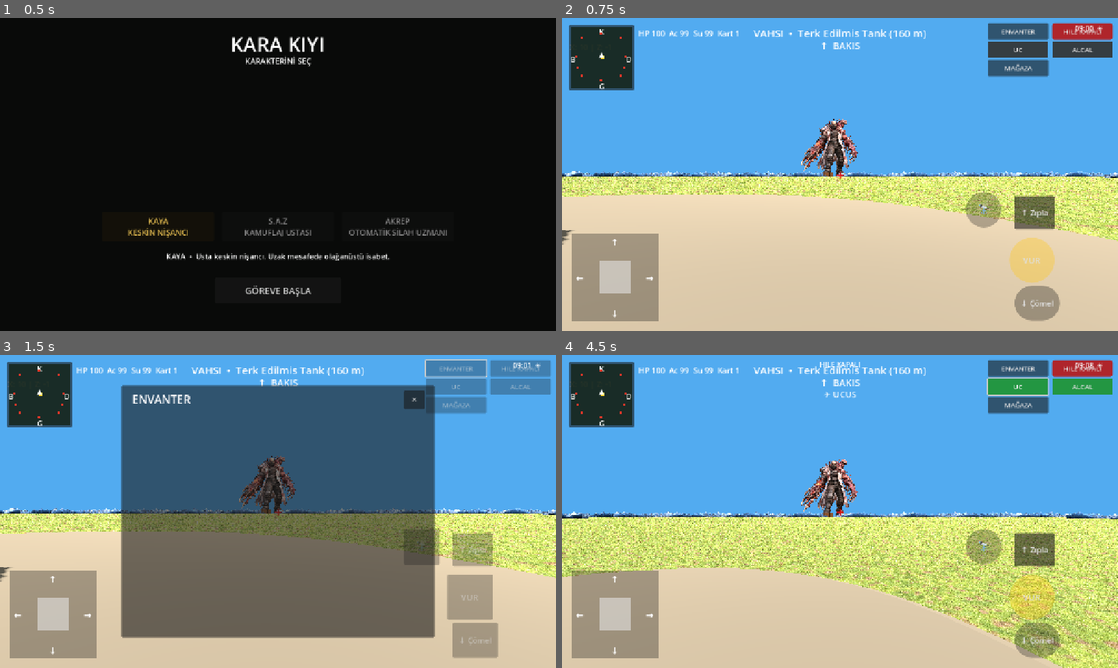
Above: before the commit, frames 1-4 (two rows, left to right).
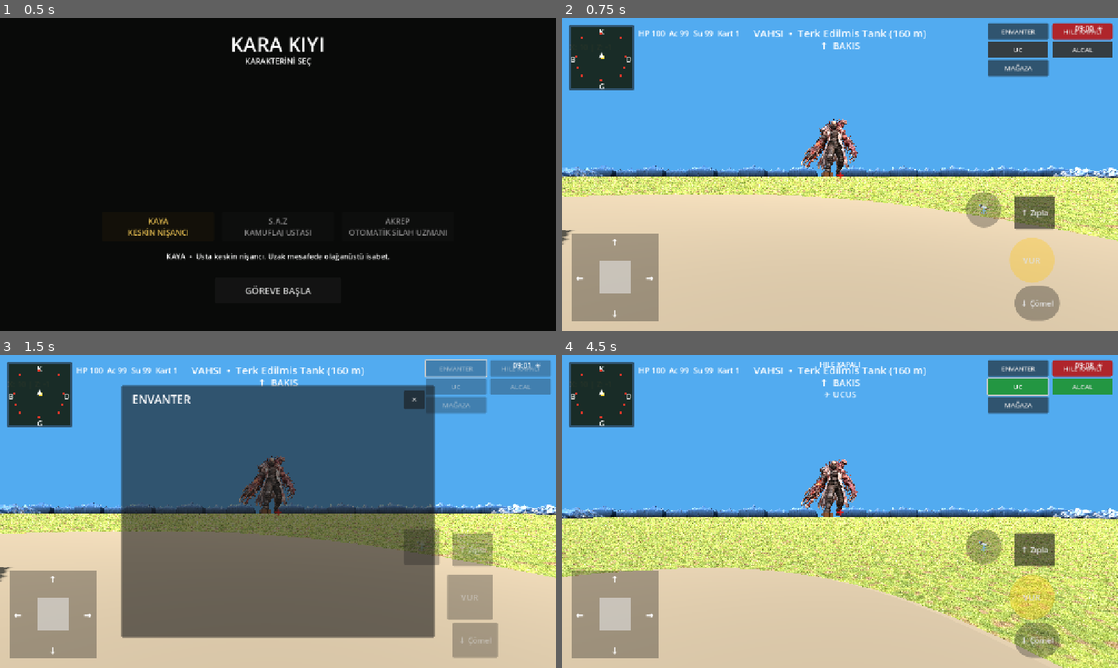
Above: after the commit, the same moments.

Repository: cantrsx-blip/GrayCardWars
Game: Godot game, scene res://scenes/Intro.tscn
The game is run twice, just before and just after one commit, with the same random seed, the same clock (stepped at 60 frames per second) and the same inputs.
Inputs:
- Up to frame 1 (0.5 s): no input
- Up to frame 2 (0.75 s): click "GÖREVE BAŞLA" at 0.5 s
- Up to frame 3 (1.5 s): click "ENVANTER" at 1.25 s
- Up to frame 4 (4.5 s): click "✕" at 2 s; click "HILE KAPALI" at 2.75 s; click "HILE ACIK" at 3.5 s; click "UC" at 4.25 s

Frame 1 is identical in both runs. In frame 2, 2.2% of the frame differs, in the area x 0-100%, y 46-52%; in frame 3, 1.8%; in frame 4, 2.3%, in the area x 0-100%, y 47-53%.

Commit message:
Improve Tripo mountain scale orientation and overlap

Diff:
--- a/scripts/main.gd
+++ b/scripts/main.gd
@@ -701,10 +701,11 @@
 
 
 func _build_map_edge_mountains() -> void:
-	# #301 flat interior stays untouched. Mountains form only the four X/Z +/-198 borders.
+	# Tripo mountain chain. Wider spacing matches the broad range model while
+	# intentional overlap hides seams and prevents wall-like repeated copies.
 	var edge:=198.0
-	var gate_half:=5.0 # 10m / two-foundation-wide visual gate opening.
-	var step:=8.0
+	var gate_half:=8.0
+	var step:=22.0
 	for side in [-1.0,1.0]:
 		var x:=-198.0
 		while x<=198.0:
@@ -730,14 +731,19 @@
 	add_child(model)
 	var bounds:=_node_visual_bounds(model)
 	if bounds.size.y<=0.001: return
-	# New Tripo mountain replaces the procedural cylinders at 33% of the old
-	# 11-17 m mountain height. Small deterministic variation keeps copies natural.
+	# The first 33% test was too low in-game. Double it to 66% of the old
+	# procedural mountain height, keeping the broad Tripo range readable.
 	var variation=absf(sin(sx*.071+sz*.113))
 	var old_height=11.0+variation*6.0
-	var target_height=old_height*0.33
+	var target_height=old_height*0.66
 	var uniform_scale=target_height/bounds.size.y
 	model.scale=Vector3.ONE*uniform_scale
-	model.rotation_degrees.y=fmod(absf(sx*7.0+sz*11.0),360.0)
+	# Never random-rotate this one-sided range. Keep its good/front face toward
+	# the playable interior on every map edge.
+	if absf(p.z)>=absf(p.x):
+		model.rotation_degrees.y=0.0 if p.z>0.0 else 180.0
+	else:
+		model.rotation_degrees.y=90.0 if p.x<0.0 else -90.0
 	_ground_asset_to_terrain(model,p.x,p.z)
 
 func _add_edge_gate(p:Vector3,yaw:float) -> void:
